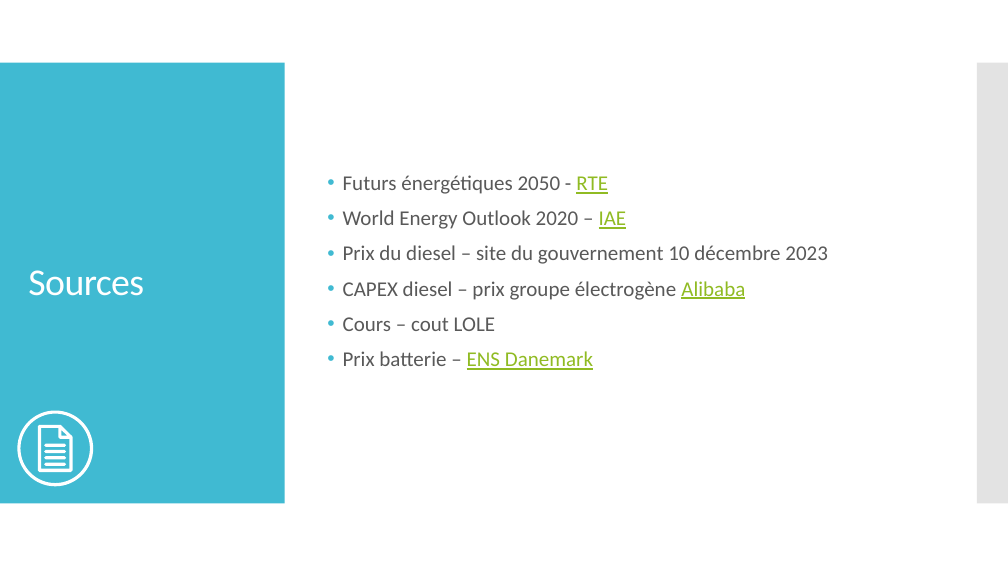
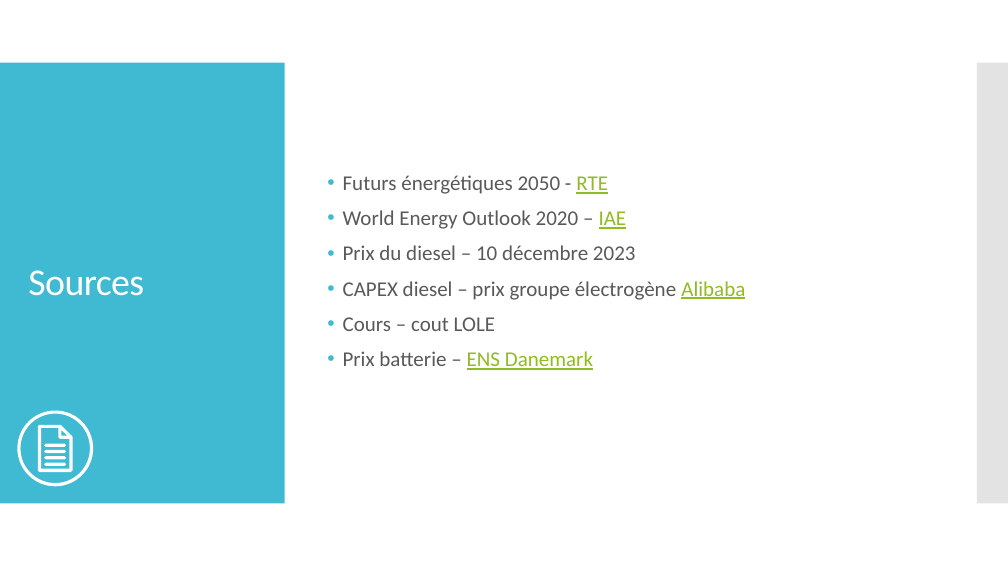
Before and after one commit to cledat/Projet-EA314, a slide deck: slide 14 of rapport.pptx. Drawn at 1008x567 pixels with LibreOffice and Linux fonts; fonts in the diff are those of the drawing. Boxes give left, top, right and bottom in pixels: in the first picture for what was removed or moved away, otherwise in the second. Text is boxed around its words. In the diff, an @@ line names an element or a change of style, - is before the commit and + after.

```diff
--- a/rapport.pptx
+++ b/rapport.pptx
@@ text at (343,245,636,260): text changed @@
-• Prix du diesel – site du gouvernement 10 décembre 2023
+• Prix du diesel – 10 décembre 2023
```
Also in this commit, not shown: 6 other slides changed.
